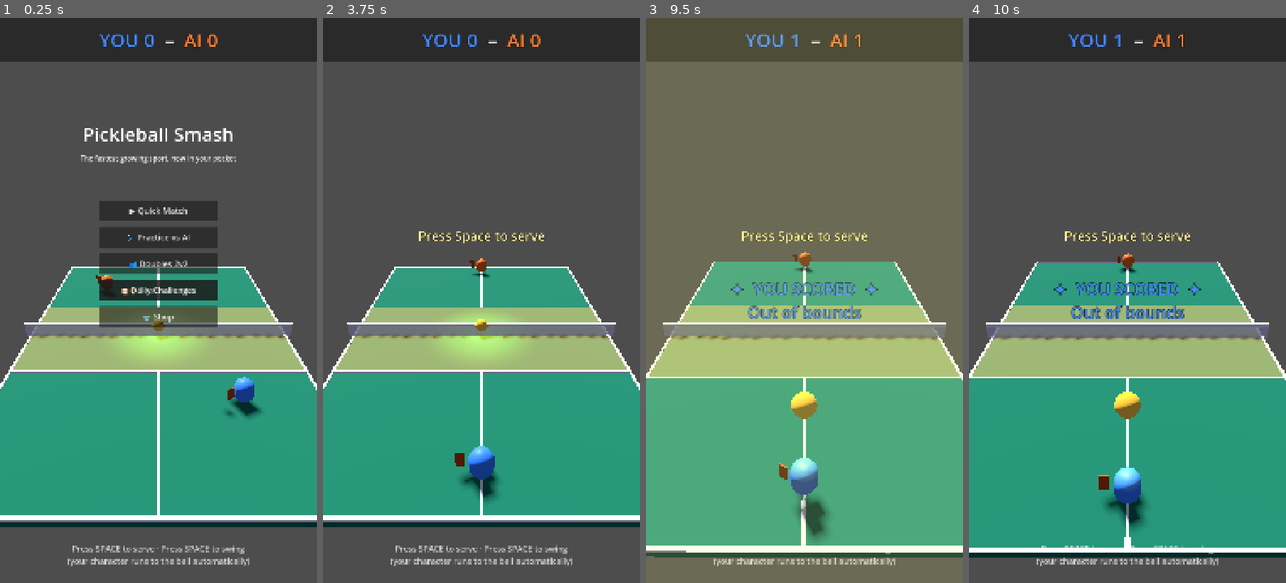
Above: before the commit, frames 1-4 (left to right).
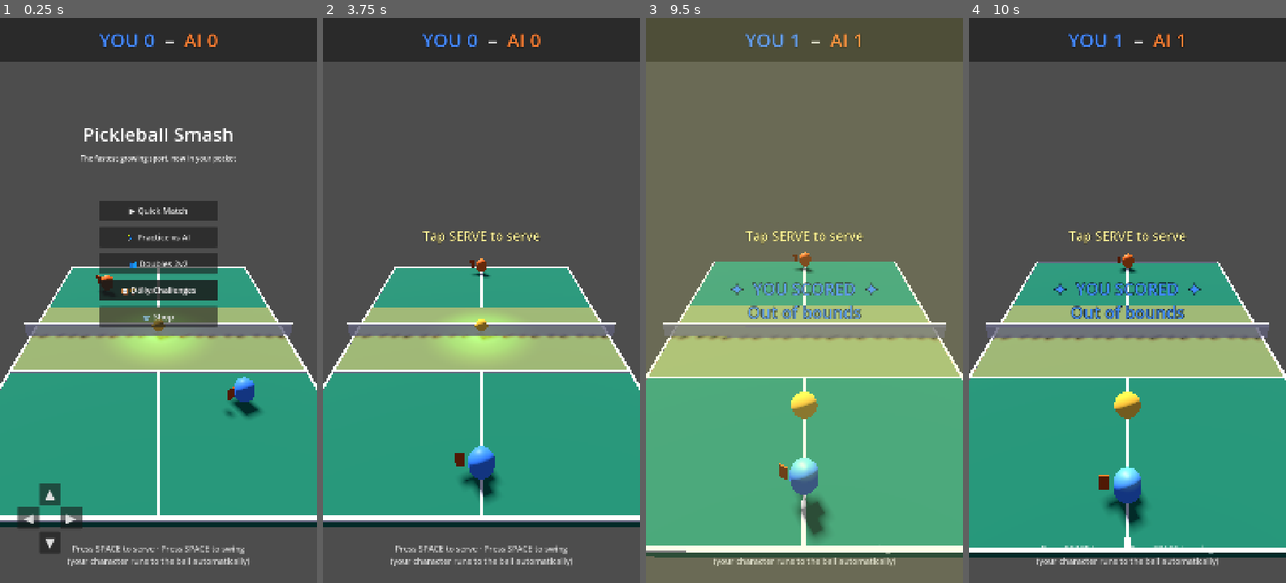
Above: after the commit, the same moments.

Repository: altafhssn/pickleball
Game: Godot game, scene res://scenes/Main.tscn
The game is run twice, just before and just after one commit, with the same random seed, the same clock (stepped at 60 frames per second) and the same inputs.
Inputs (mouse positions are in pixels of both pictures, inside the frame that each line leads up to):
- Up to frame 1 (0.25 s): no input
- Up to frame 2 (3.75 s): click (373, 492) at 0.5 s, where only the run after the commit has a clickable "▲"; click (373, 543) at 1.25 s, where only the run after the commit has a clickable "▼"; click (351, 520) at 2 s, where only the run after the commit has a clickable "◀"; click (392, 520) at 2.75 s, where only the run after the commit has a clickable "▶"; click "▶ Quick Match" at 3.5 s
- Up to frame 3 (9.5 s): tap Space at 4.25, 4.52, 5, 5.75, 6.5, 7.25, 7.52, 8 s; move the mouse to (874, 272) at 4.27 s; click (874, 272) at 4.42 s; drag from (741, 328) to (788, 413) at 5.02 s; move the mouse to (836, 176) at 5.77 s; click (836, 176) at 5.92 s; drag from (788, 413) to (709, 215) at 6.52 s; move the mouse to (899, 385) at 7.27 s; click (899, 385) at 7.42 s; drag from (709, 215) to (756, 159) at 8.02 s; move the mouse to (820, 300) at 8.77 s; click (820, 300) at 8.92 s
- Up to frame 4 (10 s): drag from (1079, 159) to (1064, 328) at 9.52 s

The runs differ from the first frame. In frame 1, 0.9% of the frame differs, in the area x 5-26%, y 82-95%; in frame 2, 0.4%; in frame 3, 0.4%; in frame 4, 0.4%.

Commit message:
[mobile] Phase 1: on-screen touch buttons (SERVE / LOB / DRIVE / DINK)
User shared a reference video of a mobile pickleball game with the
classic mobile-sport control layout — virtual D-pad on the left,
shot type buttons (LOB / SLICE / TOPSPIN) on the right, dedicated
SERVE button when it's your turn. That layout is the difference
between "sport game" and "hyper-casual flick."

This commit ships the buttons themselves:

TouchControls scene (CanvasLayer overlay):
- LOB / DRIVE / DINK buttons stacked on the right edge, visible only
  during a rally on the player's side.
- A single big SERVE button shown only while it's the player's serve.
- 4-button virtual D-pad on the left (wired up, signals being emitted;
  Phase 2 will hook the directions into manual character movement).

Main wiring:
- TouchControls spawned in _ready, signals connect to new _on_touch_*
  handlers.
- _touch_hit(shot_type) checks the ball is in range / approaching, then
  computes a target on the opponent's side with shot-specific depth:
  LOB lands deep, DINK lands at the kitchen, DRIVE lands mid.
- Reuses Ball.serve()'s projectile math so the ball reliably lands
  near the chosen target.
- Buttons are toggled per game state: serve waiting → SERVE button;
  rally → shot buttons; point scored → both hidden until next serve.

Keyboard one-button gameplay still works as a desktop testing fallback
but the design is mobile-touch-first now. D-pad movement comes next
(Phase 2).

Co-Authored-By: Claude Opus 4.7 <noreply@anthropic.com>

Diff:
--- /dev/null
+++ b/scenes/UI/TouchControls.tscn
@@ -0,0 +1,114 @@
+[gd_scene load_steps=2 format=3]
+
+[ext_resource type="Script" path="res://scripts/TouchControls.gd" id="1_tc"]
+
+[node name="TouchControls" type="CanvasLayer"]
+layer = 10
+script = ExtResource("1_tc")
+
+[node name="DPad" type="Control" parent="."]
+anchors_preset = 2
+anchor_top = 1.0
+anchor_bottom = 1.0
+offset_left = 60.0
+offset_top = -340.0
+offset_right = 280.0
+offset_bottom = -100.0
+grow_vertical = 0
+
+[node name="Up" type="Button" parent="DPad"]
+anchors_preset = 0
+offset_left = 75.0
+offset_top = 0.0
+offset_right = 145.0
+offset_bottom = 75.0
+text = "▲"
+theme_override_font_sizes/font_size = 44
+
+[node name="Down" type="Button" parent="DPad"]
+anchors_preset = 0
+offset_left = 75.0
+offset_top = 165.0
+offset_right = 145.0
+offset_bottom = 240.0
+text = "▼"
+theme_override_font_sizes/font_size = 44
+
+[node name="Left" type="Button" parent="DPad"]
+anchors_preset = 0
+offset_left = 0.0
+offset_top = 82.0
+offset_right = 75.0
+offset_bottom = 158.0
+text = "◀"
+theme_override_font_sizes/font_size = 44
+
+[node name="Right" type="Button" parent="DPad"]
+anchors_preset = 0
+offset_left = 145.0
+offset_top = 82.0
+offset_right = 220.0
+offset_bottom = 158.0
+text = "▶"
+theme_override_font_sizes/font_size = 44
+
+[node name="LobButton" type="Button" parent="."]
+anchors_preset = 3
+anchor_left = 1.0
+anchor_top = 1.0
+anchor_right = 1.0
+anchor_bottom = 1.0
+offset_left = -260.0
+offset_top = -340.0
+offset_right = -50.0
+offset_bottom = -270.0
+grow_horizontal = 0
+grow_vertical = 0
+text = "LOB"
+theme_override_font_sizes/font_size = 40
+
+[node name="DriveButton" type="Button" parent="."]
+anchors_preset = 3
+anchor_left = 1.0
+anchor_top = 1.0
+anchor_right = 1.0
+anchor_bottom = 1.0
+offset_left = -260.0
+offset_top = -250.0
+offset_right = -50.0
+offset_bottom = -180.0
+grow_horizontal = 0
+grow_vertical = 0
+text = "DRIVE"
+theme_override_font_sizes/font_size = 40
+
+[node name="DinkButton" type="Button" parent="."]
+anchors_preset = 3
+anchor_left = 1.0
+anchor_top = 1.0
+anchor_right = 1.0
+anchor_bottom = 1.0
+offset_left = -260.0
+offset_top = -160.0
+offset_right = -50.0
+offset_bottom = -90.0
+grow_horizontal = 0
+grow_vertical = 0
+text = "DINK"
+theme_override_font_sizes/font_size = 40
+
+[node name="ServeButton" type="Button" parent="."]
+anchors_preset = 3
+anchor_left = 1.0
+anchor_top = 1.0
+anchor_right = 1.0
+anchor_bottom = 1.0
+offset_left = -290.0
+offset_top = -240.0
+offset_right = -50.0
+offset_bottom = -100.0
+grow_horizontal = 0
+grow_vertical = 0
+text = "SERVE"
+theme_override_font_sizes/font_size = 56
+visible = false
--- a/scripts/Main.gd
+++ b/scripts/Main.gd
@@ -53,6 +53,9 @@
 const PLAYER_BASELINE: float = -1.3
 const OPPONENT_BASELINE: float = 1.3
 
+# On-screen touch controls instance (instantiated in _ready).
+var touch_controls: CanvasLayer = null
+var touch_move_dir: Vector2 = Vector2.ZERO
 # Wii-Sports-style one-button gameplay state. Two trackers because serve
 # and rally share the Space key and we want both to edge-detect cleanly.
 var was_serve_space_pressed: bool = false
@@ -125,6 +128,9 @@
 	# Spawn the landing marker (hidden until first serve).
 	_spawn_landing_marker()
 
+	# Spawn the on-screen touch controls overlay.
+	_spawn_touch_controls()
+
 	# Connect hit VFX
 	EventBus.ball_hit.connect(_spawn_hit_vfx)
 
@@ -361,6 +367,62 @@
 	game_state.transition_to(GameStateRef.State.PLAY)
 	hud.show_serve_indicator("")
 	hud.show_gesture_guide(true)
+	if touch_controls:
+		touch_controls.show_serve_button(false)
+		touch_controls.show_shot_buttons(true)
+
+func _spawn_touch_controls() -> void:
+	var scene: PackedScene = load("res://scenes/UI/TouchControls.tscn")
+	touch_controls = scene.instantiate()
+	add_child(touch_controls)
+	touch_controls.serve_pressed.connect(_on_touch_serve)
+	touch_controls.lob_pressed.connect(_on_touch_lob)
+	touch_controls.drive_pressed.connect(_on_touch_drive)
+	touch_controls.dink_pressed.connect(_on_touch_dink)
+	touch_controls.move_input.connect(_on_touch_move)
+
+func _on_touch_serve() -> void:
+	if game_state.can_serve() and is_player_serving and player_serve_ready:
+		_launch_player_serve(0.8)
+
+func _on_touch_lob() -> void:
+	_touch_hit(BallRef.ShotType.LOB)
+
+func _on_touch_drive() -> void:
+	_touch_hit(BallRef.ShotType.DRIVE)
+
+func _on_touch_dink() -> void:
+	_touch_hit(BallRef.ShotType.DINK)
+
+func _touch_hit(shot_type: int) -> void:
+	if not (rally_active and ball.is_in_play and ball.position.z < 0):
+		return
+	if ball.linear_velocity.z > 0.5:
+		return  # ball flying away — can't be hit
+	var dist: float = Vector2(player.position.x - ball.position.x, player.position.z - ball.position.z).length()
+	if dist > PLAYER_HIT_RANGE:
+		hud.show_message("Whiff!")
+		return
+	var target_x: float = clampf(-ball.position.x * 0.7 + randf_range(-0.15, 0.15), -0.8, 0.8)
+	var target_z: float
+	match shot_type:
+		BallRef.ShotType.LOB:
+			target_z = OPPONENT_BASELINE - randf_range(0.1, 0.25)  # deep
+		BallRef.ShotType.DINK:
+			target_z = randf_range(0.2, 0.55)  # short, near kitchen
+		_:
+			target_z = OPPONENT_BASELINE - randf_range(0.35, 0.6)  # mid
+	var target := Vector3(target_x, 0, target_z)
+	ball.serve(ball.position, target, 0.75)
+	ball.last_hitter_id = 0
+	last_player_shot_type = shot_type
+	EventBus.ball_hit.emit(0, shot_type, 0.75)
+	_announce_shot(shot_type)
+	match_manager.record_hit()
+	_animate_paddle_swing(player)
+
+func _on_touch_move(direction: Vector2) -> void:
+	touch_move_dir = direction
 
 func _spawn_landing_marker() -> void:
 	landing_marker = MeshInstance3D.new()
@@ -650,11 +712,17 @@
 
 	if is_player_serving:
 		player_serve_ready = true
-		hud.show_serve_indicator("Press Space to serve")
+		hud.show_serve_indicator("Tap SERVE to serve")
 		player.position = Vector3(0, 0, PLAYER_BASELINE)
 		ball.hold_for_serve(Vector3(0, 0.5, PLAYER_BASELINE + 0.05))
+		if touch_controls:
+			touch_controls.show_serve_button(true)
+			touch_controls.show_shot_buttons(false)
 	else:
 		hud.show_serve_indicator("Opponent serving…")
+		if touch_controls:
+			touch_controls.show_serve_button(false)
+			touch_controls.show_shot_buttons(false)
 		_reset_for_ai_serve()
 
 # === SERVE FLOW (Doubles) ===
@@ -1034,6 +1102,9 @@
 
 func _on_point_awarded(scorer_id: int, reason: String) -> void:
 	rally_active = false
+	if touch_controls:
+		touch_controls.show_serve_button(false)
+		touch_controls.show_shot_buttons(false)
 
 	# Celebrate if the player or player's partner (in doubles) scored
 	if scorer_id == 0:
--- /dev/null
+++ b/scripts/TouchControls.gd
@@ -0,0 +1,49 @@
+# TouchControls.gd
+# On-screen mobile controls overlay — virtual D-pad on the left for movement,
+# shot type buttons on the right for swing selection, and a SERVE button that
+# appears only while the player is about to serve.
+extends CanvasLayer
+
+signal serve_pressed
+signal lob_pressed
+signal drive_pressed
+signal dink_pressed
+# Movement direction, normalized in screen-space; (-1, 0) = left, (0, -1) = up (toward net).
+signal move_input(direction: Vector2)
+
+@onready var btn_serve: Button = $ServeButton
+@onready var btn_lob: Button = $LobButton
+@onready var btn_drive: Button = $DriveButton
+@onready var btn_dink: Button = $DinkButton
+@onready var btn_up: Button = $DPad/Up
+@onready var btn_down: Button = $DPad/Down
+@onready var btn_left: Button = $DPad/Left
+@onready var btn_right: Button = $DPad/Right
+
+func _ready() -> void:
+	btn_serve.pressed.connect(func(): serve_pressed.emit())
+	btn_lob.pressed.connect(func(): lob_pressed.emit())
+	btn_drive.pressed.connect(func(): drive_pressed.emit())
+	btn_dink.pressed.connect(func(): dink_pressed.emit())
+	show_shot_buttons(false)
+
+func _process(_delta: float) -> void:
+	var dir := Vector2.ZERO
+	if btn_up.button_pressed:
+		dir.y -= 1.0
+	if btn_down.button_pressed:
+		dir.y += 1.0
+	if btn_left.button_pressed:
+		dir.x -= 1.0
+	if btn_right.button_pressed:
+		dir.x += 1.0
+	move_input.emit(dir)
+
+# Toggle between SERVE mode and rally-shot mode.
+func show_serve_button(visible_flag: bool) -> void:
+	btn_serve.visible = visible_flag
+
+func show_shot_buttons(visible_flag: bool) -> void:
+	btn_lob.visible = visible_flag
+	btn_drive.visible = visible_flag
+	btn_dink.visible = visible_flag
